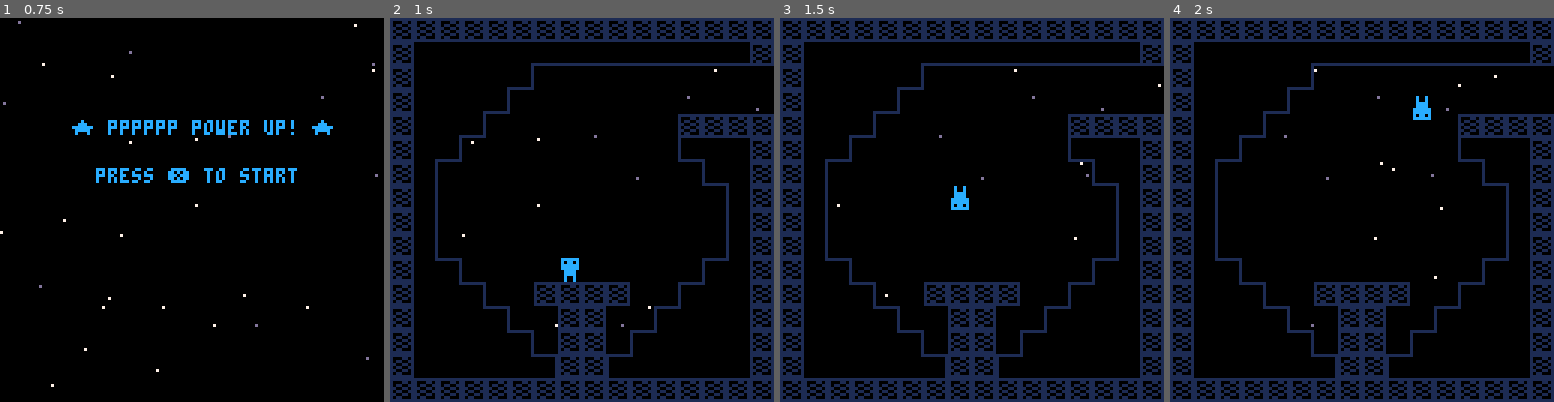
Above: before the commit, frames 1-4 (left to right).
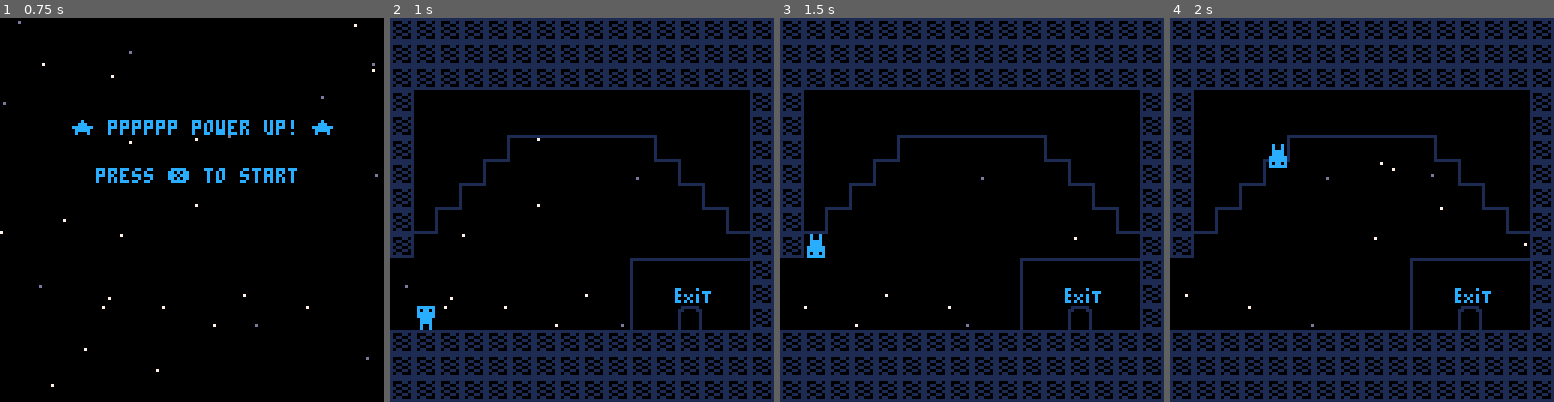
Above: after the commit, the same moments.

Repository: MokonaNico/PICO8_PPPPPP
Game: PICO-8 cartridge pppppp.p8
Same seed, same stepped clock (60 frames per second), same inputs: the game is played once before the commit and once after it.
Inputs:
- Up to frame 1 (0.75 s): tap X (X key) at 0.33 s
- Up to frame 2 (1 s): no input
- Up to frame 3 (1.5 s): tap X (X key) at 1.07 s
- Up to frame 4 (2 s): hold Right from 1.6 s (still down); tap X (X key) at 1.85 s

Frame 1 is identical in both runs. In frame 2, 20% of the frame differs, in the area x 0-100%, y 6-94%; in frame 3, 20%; in frame 4, 20%.

Commit message:
final map

Diff:
--- a/pppppp.p8
+++ b/pppppp.p8
@@ -64,8 +64,8 @@
 -->8
 --player
 gravity=2
-sx=7
-sy=10
+sx=113
+sy=28
 spawn_coord={x=sx*8,y=sy*8}
 
 function create_player()
@@ -577,121 +577,121 @@
 __map__
 0303030303030303030303030303030303030303030303030303030303030303030303030303030303030303030303030303030303030303030303030303030313131313131313131313131313131313232323232323232323232323232323232323232323232323232323232323232323232323232323232323232323232323
 033232323234272727272727272727030300000000000005050000000000000303050505050505050505050505050503030305050505050f0f0505030305050313131313131313131313131313131313230000000000000000000000000000000000000000000000000000000000000000000000000000000000000000000023
-033232323425000000000000000000000000000000000000000000000000000303000000000000000000000000000003030300000000000f0f0000000000000313131313131313131313131313131313230000000000000000000000000000000000000000000000000000000000000000000000000000000000000000000023
-033232342500000000000000000000000008000000000000000000000000000000000000000000000000000000000000000000000000000f0f0000000000000000000000001305130505051305050513130000000000000000000000000000000000000000000000000000000000000000000000000000000000000000000023
-033234250000000000000000030303030303000404000000000000040400000000080000000000030300000000000000000000000000000f0f0000000000000000080000001300000000000000000000000000000000000000000000000000000000000000000000000000000000000000000000000000000000000000000023
-033425000000000000000000243538030303030303030303030303030303030303030000000000000000000000000003030000000000000f0f0000000003030313130000001300000000000000000000000000000000000000000000000000000000000000000000000000000000000000000000000000000000000000000023
-032600000000000000000000002435030303050505050505050505050505030303000000000000000000000000000003030000000000000f0f0000000000000313000000001300040413040404130413130000000000000000000000000000000000000000000000000000000000000000000000000000000000000000000023
-032600000000000000000000000016030307000000000000000000000000060303000000000000000000000000000003030000000000000f0f0000000000000313000000001300131313131313131313230000000000000000000000000000000000000000000000000000000000000000000000000000000000000000000023
-0326000000000000000000000000160303070000000000003a0000000000060303000000000000000000000000000003030000000000000f0f000000000000031300000404130e0e130e0e0e0e0e0e13230000000000000000000000000000000000000000000000000000000000000000000000000000000000000000000023
-032600000000000000000000000016030307000000000000000000000000060303000000000000000000000000000003030000000000000f0f0000000000000313000013131300000000000000000013230000000000000000000000000000000000000000000000000000000000000000000000000000000000000000000023
-033715000000000000000000001436030307000000000000000000000000060303000003030000000000000303000003030000000000000f0f000000000000031300001313130e0e0e0e0e0e130e0e13230000000000000000000000000000000000000000000000000000000000000000000000000000000000000000000023
-033837150000030303030000143638030307000000000000000000000000060303000000000000000000000000000003030000000000000f0f0000000000000313000000001313131313131313130013230000000000000000000000000000000000000000000000000000000000000000000000000000000000000000000023
-033838371500000303000014363838030307000000000000000000000000060303000000000000000000000000000003030000000000000f0f00000000000003130000000013003e0000000000003a13230000000000000000000000000000000000000000000000000000000000000000000000000000000000000000000023
-033838383715000303001436383838030307000000000000000000000000060303000000000000000000000000000003030000000000000f0f0000000000000313000000001300000000000000000013230000000000000000000000000000000000000000000000000000000000000000000000000000000000000000000023
-033838383837150303143638383838030307000004040404040404040000060303040404040404040404040404040403030404030304040f0f0404040404040313040400001304040404040404040413230000000000000000000000000000000000000000000000000000000000000000000000000000000000000000000023
-0303030303030303030303030303030303030000030303030303030300000303030303030303030303030303030303030303030303030303030303030303030313131300001313131313131313131313230000000000000000000000000000000000000000000000000000000000000000000000000000000000000000000023
-1313131313131313131313131313131313130000131313131313131300001313131313131313131313131313131313131313131313131313131313131313131313131300001313131313131313131313230000000000000000000000000000000000000000000000000000000000000000000000000000000000000000000023
-131a1a1a1a1a1a1a1a1a1a1a1a1a1a1a13130000131313131313131300001313131313131305051a1a0f050505001313130e0e0e0e0e0e0e0e0e0e1a1a1a0e13133e0000001300000000000000000000230000000000000000000000000000000000000000000000000000000000000000000000000000000000000000000023
-130f0000000000000000000000000000000000001313131313131313000013131313131313000000000f0000000000000000000000000000000000000000001313000000001300000000000000000000230000000000000000000000000000000000000000000000000000000000000000000000000000000000000000000023
-130f0000000000000000000000000000000800001313131313131313000013131313131313000000000f0000000008000000000000000000000000000000001313000000001300000000000000000000230000000000000000000000000000000000000000000000000000000000000000000000000000000000000000000023
-130f0000000000000000000000000413131313131313131313131313000013131313131313000000000f0000000013131300000000000000000000000000001313000004041300000000000000000000230000000000000000000000000000000000000000000000000000000000000000000000000000000000000000000023
-130f0000000000000000000000041313131313131313131313131313000000000000000000000000000f0000000013131300000000000000000000000000001313000013131300000000000000000000230000000000000000000000000000000000000000000000000000000000000000000000000000000000000000000023
-130f0000000000000000000004131313131313131313131313131313000008000000000000000000000f0000000013131300000004040404000000040004001313000013131300000000000000000000230000000000000000000000000000000000000000000000000000000000000000000000000000000000000000000023
-130f0000000000000000000413131313131313131313131313131313131313131313131313131304040f1a1a040413131313131313131313131313130013131313000000001300000000000000000000230000000000000000000000000000000000000000000000000000000000000000000000000000000000000000000023
-130f000000000000000004131313131313131313131313131313131313131313131313131313131313131313131313131313131313131313131313130013131313040004041300000000000000000000230000000000000000000000000000000000000000000000000000000000000000000000000000000000000000000023
-130f0000000000000004131313131313131a1a1a1a1a1a1a131a1a1a1a1a1a1a1a1a1a131a1a1a1a1a131a1a1a131a131313000000050500000000050005001313130013131300000000000000000000230000000000000000000000000000000000000000000000000000000000000000000000000000000000000000000023
-130f000000000000041313131313131313000000000000001300000000000000000000130e0e0e0e0e130e0e0e130e131313000000000000000000000000001313000000001300000000000000000000230000000000000000000000000000000000000000000000000000000000000000000000000000000000000000000023
-130f000000000004131313000000131313000000000000001300000000000000000000000000000000000000000000000000000000000000000000000000001313000000001300000000000000000000230000000000000000000000000000000000000000000000000000000000000000000000000000000000000000000023
-130f000000000413131313003e00131313000000000000000500000000040000000000000000000000000000000000000000000000000000000000000000001313000000001300000000000000000000230000000000000000000000000000000000000000000000000000000000000000000000000000000000000000000023
-130f000000041313131313000000131313000000000000000000000000130000000000000000000000000000000000000008000000000000000000000000001313000000001300000000000000000000230000000000000000000000000000000000000000000000000000000000000000000000000000000000000000000023
-130f000004131313131313130013131313000000000000000000000000130000000800130e0e0e130e0e0e0e0e0e0e1313130e0e0e0e0e0e0e0e0e0e0e0e0e1313040400041300000000000000000000230000000000000000000000000000000000000000000000000000000000000000000000000000000000000000000023
-130f0004131313131313131300131313130000001a1a1a1a1a1a1a1a1a131a1a1a1a1a131a1a1a131a1a1a1a1a1a1a13131313131313131313131313131313131313130013130000000000000000000023000000000000233c3c3c3c3c3c3c3c3c3c3c3c3c3c3c3c3c3c3c3c3c3c3c3c3c3c3c3c3c3c3c3c3c3c3c3c3c3c3c23
-…(88 lines of a section not shown)…
+033232323425000000000000000000000000000000000000000000000000000303000000000000000000000000000003030300000000000f0f0000000000000313131313131313131313131313131313232323000000000000000000000000000000000000000000000000000000000000000000000000000000000000000023
+033232342500000000000000000000000008000000000000000000000000000000000000000000000000000000000000000000000000000f0f0000000000000000000000001305130505051305050513232323000000000000000000000000000000000000000000000000000000000000000000000000000000000000000023
+033234250000000000000000030303030303000404000000000000040400000000080000000000030300000000000000000000000000000f0f0000000000000000080000001300000000000000000000000023000000000000000000000000000000000000000000000000000000000000000000000000000000000000000023
+033425000000000000000000243538030303030303030303030303030303030303030000000000000000000000000003030000000000000f0f0000000003030313130000001300000000000000000008000023000000000000000000000000000000000000000000000000000000000000000000000000000000000000000023
+032600000000000000000000002435030303050505050505050505050505030303000000000000000000000000000003030000000000000f0f0000000000000313000000001300040413040404130413230023000000000000000000000000000000000000000000000000000000000000000000000000000000000000000023
+032600000000000000000000000016030307000000000000000000000000060303000000000000000000000000000003030000000000000f0f0000000000000313000000001300131313131313131313230023000000000000000000000000000000000000000000000000000000000000000000000000000000000000000023
+0326000000000000000000000000160303070000000000003a0000000000060303000000000000000000000000000003030000000000000f0f000000000000031300000404130e0e130e0e0e0e0e0e13230023000000000000000000000000000000000000000000000000000000000000000000000000000000000000000023
+032600000000000000000000000016030307000000000000000000000000060303000000000000000000000000000003030000000000000f0f0000000000000313000013131300000000000000000013230023000000000000000000000000000000000000000000000000000000000000000000000000000000000000000023
+033715000000000000000000001436030307000000000000000000000000060303000003030000000000000303000003030000000000000f0f000000000000031300001313130e0e0e0e0e0e130e0e13230023000000000000000000000000000000000000000000000000000000000000000000000000000000000000000023
+033837150000030303030000143638030307000000000000000000000000060303000000000000000000000000000003030000000000000f0f0000000000000313000000001313131313131313130013230023000000000000000000000000000000000000000000000000000000000000000000000000000000000000000023
+033838371500000303000014363838030307000000000000000000000000060303000000000000000000000000000003030000000000000f0f00000000000003130000000013003e0000000000003a13230023000000000000000000000000000000000000000000000000000000000000000000000000000000000000000023
+033838383715000303001436383838030307000000000000000000000000060303000000000000000000000000000003030000000000000f0f0000000000000313000000001300000000000000000013230023000000000000000000000000000000000000000000000000000000000000000000000000000000000000000023
+033838383837150303143638383838030307000004040404040404040000060303040404040404040404040404040403030404030304040f0f0404040404040313040400001304040404040404040413230023000000000000000000000000000000000000000000000000000000000000000000000000000000000000000023
+0303030303030303030303030303030303030000030303030303030300000303030303030303030303030303030303030303030303030303030303030303030313131300001313131313131313131313230023000000000000000000000000000000000000000000000000000000000000000000000000000000000000000023
+1313131313131313131313131313131313130000131313131313131300001313131313131313131313131313131313131313131313131313131313131313131313131300001313131313131313333333230023232323232323232323232323232323232323232323232323232323232303030303030303030303030303030303
+131a1a1a1a1a1a1a1a1a1a1a1a1a1a1a13130000131313131313131300001313131313131305051a1a0f050505001313130e0e0e0e0e0e0e0e0e0e1a1a1a0e13133e0000001300000000000000330000000023232323232323232323232323232323232323232323232323232323232303030303030303030303030303030303
+130f0000000000000000000000000000000000001313131313131313000013131313131313000000000f0000000000000000000000000000000000000000001313000000001300000000000000330000000023232323232323232323232323232323232323232323232323232323232303030303030303030303030303030303
+130f0000000000000000000000000000000800001313131313131313000013131313131313000000000f0000000008000000000000000000000000000000001313000000001300000000000000330033232323232323232323232323232323232323232323232323232323232323232303383838383838383838383838383803
+130f0000000000000000000000000413131313131313131313131313000013131313131313000000000f0000000013131300000000000000000000000000001313000004041300000000000000330033232323232323050505050505050505050505050505050505050505050505052303383838342727272727273538383803
+130f0000000000000000000000041313131313131313131313131313000000000000000000000000000f0000000013131300000000000000000000000000001313000013131300000000000000330033232323232305000000000000000000000000000000000000000000000000002303383834250000000000002435383803
+130f0000000000000000000004131313131313131313131313131313000008000000000000000000000f0000000013131304040404040404000000040004001313000013131300000000000000330033232323230500000000000000000000000000000000000000000000000000002303383425000000000000000024353803
+130f0000000000000000000413131313131313131313131313131313131313131313131313131304040f1a1a040413131313131313131313131313130013131313000000001300000000000000330033232323050000000000000000000000000000000000000000000000000000002303342500000000000000000000243503
+130f000000000000000004131313131313131313131313131313131313131313131313131313131313131313131313131313131313131313131313130013131313040004041300000000000000330033232305000000000000000000000000000000000000000000000000000000002303250000000000000000000000002403
+130f0000000000000004131313131313131a1a1a1a1a1a1a131a1a1a1a1a1a1a1a1a1a131a1a1a1a1a131a1a1a131a131313000000050505050505050005001313130013131300000000000000330033230500000000000000000000000000000000000000000000000000000000002303000000000000000000000000000003
+130f000000000000041313131313131313000000000000001300000000000000000000130e0e0e0e0e130e0e0e130e131313000000000000000000000000001313000000001300000000000000330033230000000000000000000000000000000000000000000000000000000000000000000000000000000000141717171703
+130f000000000004131313000000131313000000000000001300000000000000000000000000000000000000000000000000000000000000000000000000001313000000001300000000000000330033230000003a00000000000000000000000000000000000000000000000000000000000000000000000000162021223803
+130f000000000413131313003e00131313000000000000000500000000040000000000000000000000000000000000000000000000000000000000000000001313000000001300000000000000330033230000000000000400000000000000000000000000000000000000000000000000000000000000000000163831383803
+130f00000004131313131300000013131300000000000000000000000013000000000000000000000000000000000000000800000000000000000000000000131300000000130000000000000033003323000000000000230a0a0a0a0a0a0a0a0a0a0a0a0a0a0a0a0a0a0a0a0a0a0a2303030303030303030303030303030303
+130f000004131313131313130013131313000000000000000000000000130000000800130e0e0e130e0e0e0e0e0e0e1313130e0e0e0e0e0e0e0e0e0e0e0e0e1313040400041300000000000000330033230000000000002300000000000000000000000000000000000000000000002303030303030303030303030303030303
+130f0004131313131313131300131313130000001a1a1a1a1a1a1a1a1a131a1a1a1a1a131a1a1a131a1a1a1a1a1a1a13131313131313131313131313131313131313130013130000000000000033003323000000000000233c3c3c3c3c3c3c3c3c3c3c3c3c3c3c3c3c3c3c3c3c3c3c2303030303030303030303030303030303
+…(88 lines of a section not shown)…
Not shown, changed: 71 lines of the sprite sheet (__gfx__) section of pppppp.p8
Not shown, changed: the sound effects (__sfx__) section of pppppp.p8
